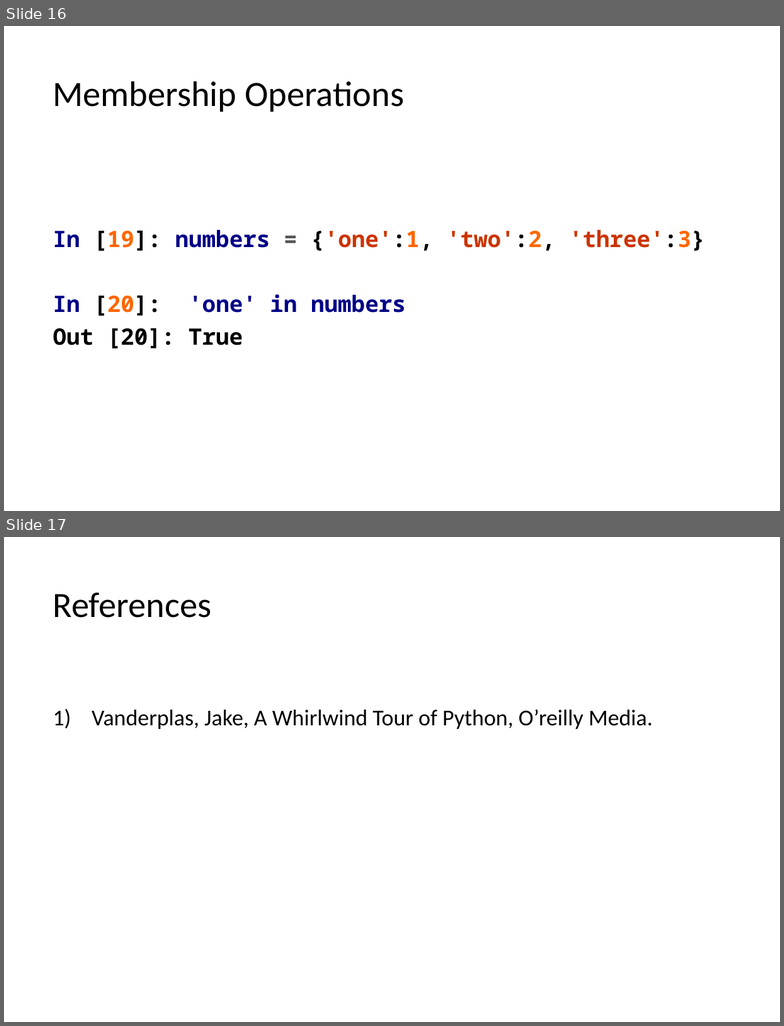
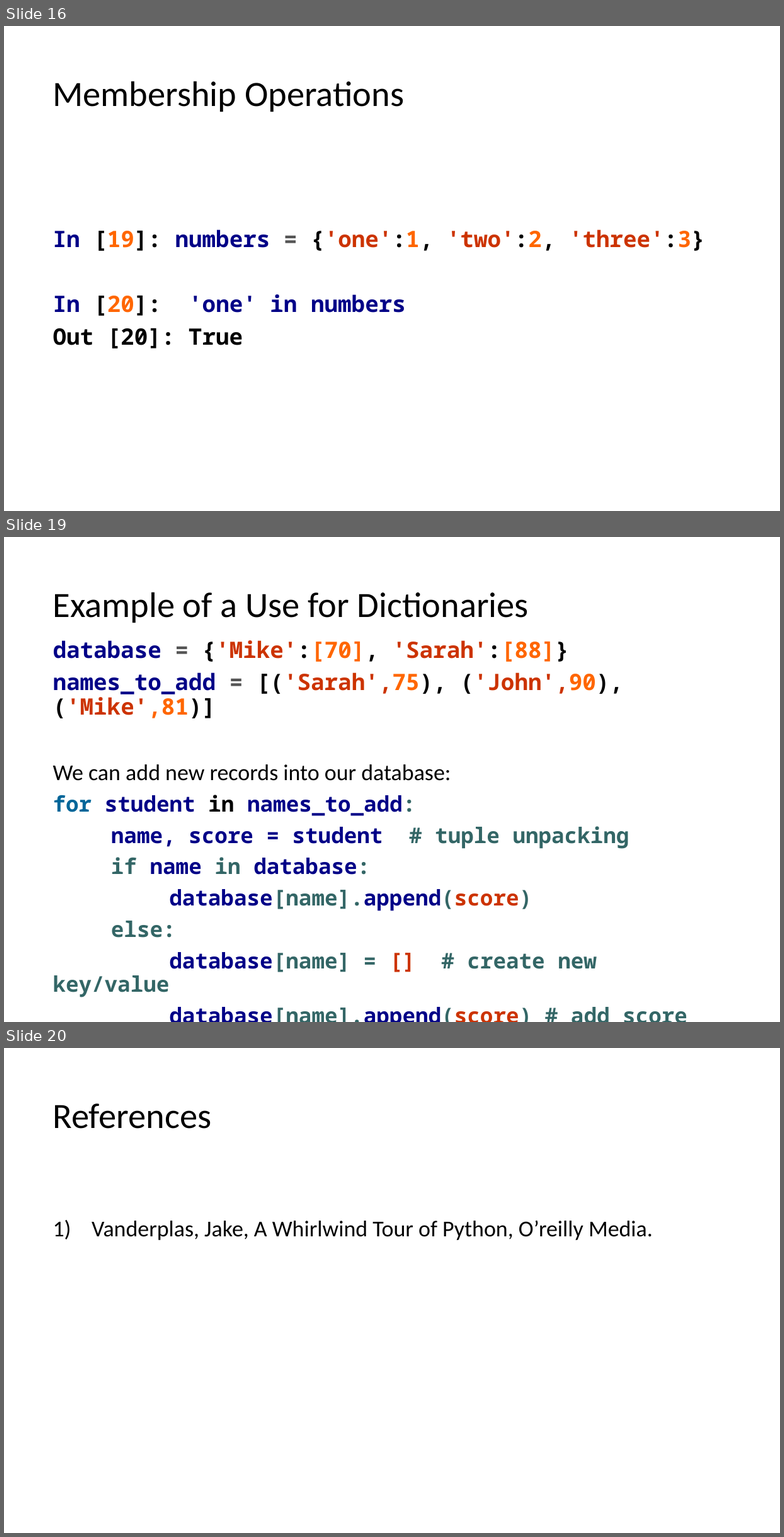
Before and after one commit to LongBaoNguyen/longbaonguyen.github.io, a slide deck: courses/apcsp/lect7.pptx. Shown one above the other, each under a label of ours: slides 16 and 17 before the commit, slides 16, 19 and 20 after it; the slides between them are not shown. The pictures are 784x1026 and 784x1537 pixels, drawn with LibreOffice and Linux fonts; fonts in the diff are those of the drawing. Boxes give left, top, right and bottom in pixels: in the first picture for what was removed or moved away, otherwise in the second. Text is boxed around its words. In the diff, an @@ line names an element or a change of style, - is before the commit and + after.

```diff
--- a/courses/apcsp/lect7.pptx
+++ b/courses/apcsp/lect7.pptx
@@ slide 19 added at (4,537,780,1022), background #FFFFFF @@
@@ title added at (53,592,529,623), 33 pt, text #000000 @@
+Example of a Use for Dictionaries
@@ text added at (53,640,630,998), 20 pt, text #000087, bold @@
+database = {'Mike':[70], 'Sarah':[88]}
+names_to_add = [('Sarah',75), ('John',90), ('Mike',81)]
+We can add new records into our database:
+for student in names_to_add:
+name, score = student # tuple unpacking
+if name in database:
+database[name].append(score)
+else:
+database[name] = [] # create new key/value
+database[name].append(score) # add score to list
@@ what was slide 17 is now slide 20 @@
```
Also in this commit, not shown: 3 slides changed, 2 other slides added, 3 other files.
